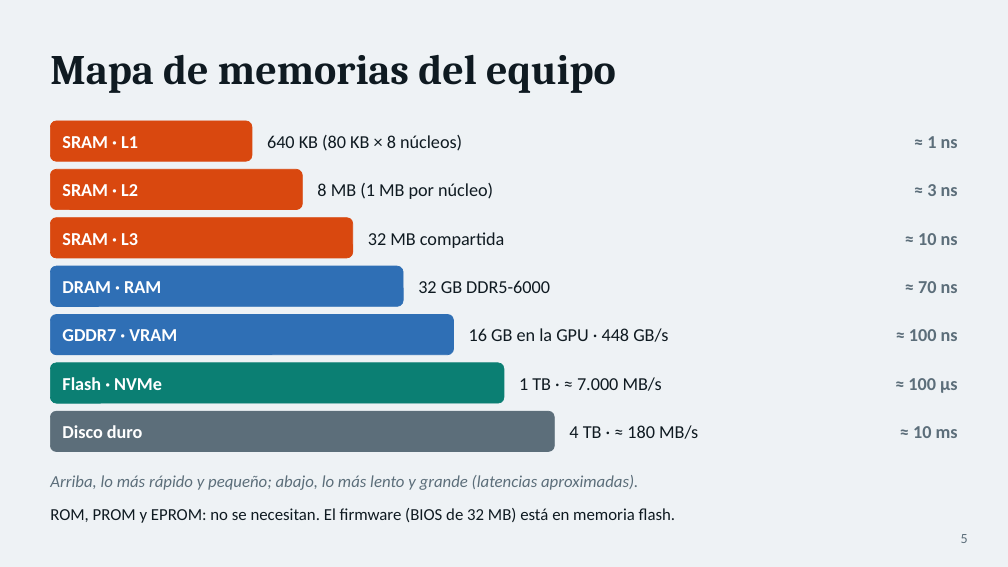
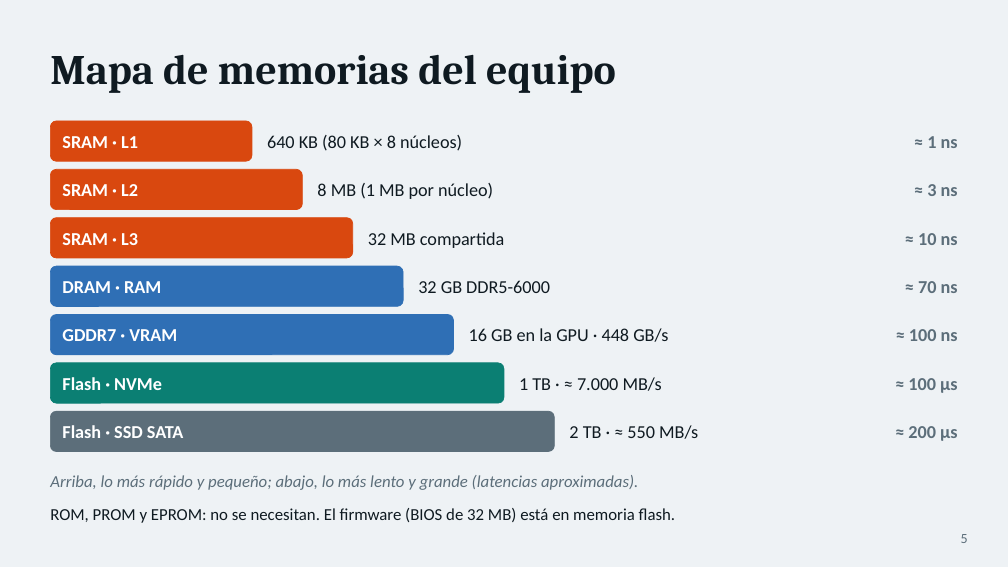
Before and after one commit to StivensGuavita/EXpo_arqui, a slide deck: slide 5 of Estudio de caso - Empresa de drones.pptx. Drawn at 1008x567 pixels with LibreOffice and Linux fonts; fonts in the diff are those of the drawing. Boxes give left, top, right and bottom in pixels: in the first picture for what was removed or moved away, otherwise in the second. Text is boxed around its words. In the diff, an @@ line names an element or a change of style, - is before the commit and + after.

```diff
--- a/Estudio de caso - Empresa de drones.pptx
+++ b/Estudio de caso - Empresa de drones.pptx
@@ text at [62,425,184,438]: text changed @@
-Disco duro
+Flash · SSD SATA
@@ text at [569,425,698,439]: text changed @@
-4 TB · ≈ 180 MB/s
+2 TB · ≈ 550 MB/s
@@ text at [908,426,958,441]: text changed @@
-≈ 10 ms
+≈ 200 µs
```
Also in this commit, not shown: 3 other slides changed, 13 other files.
